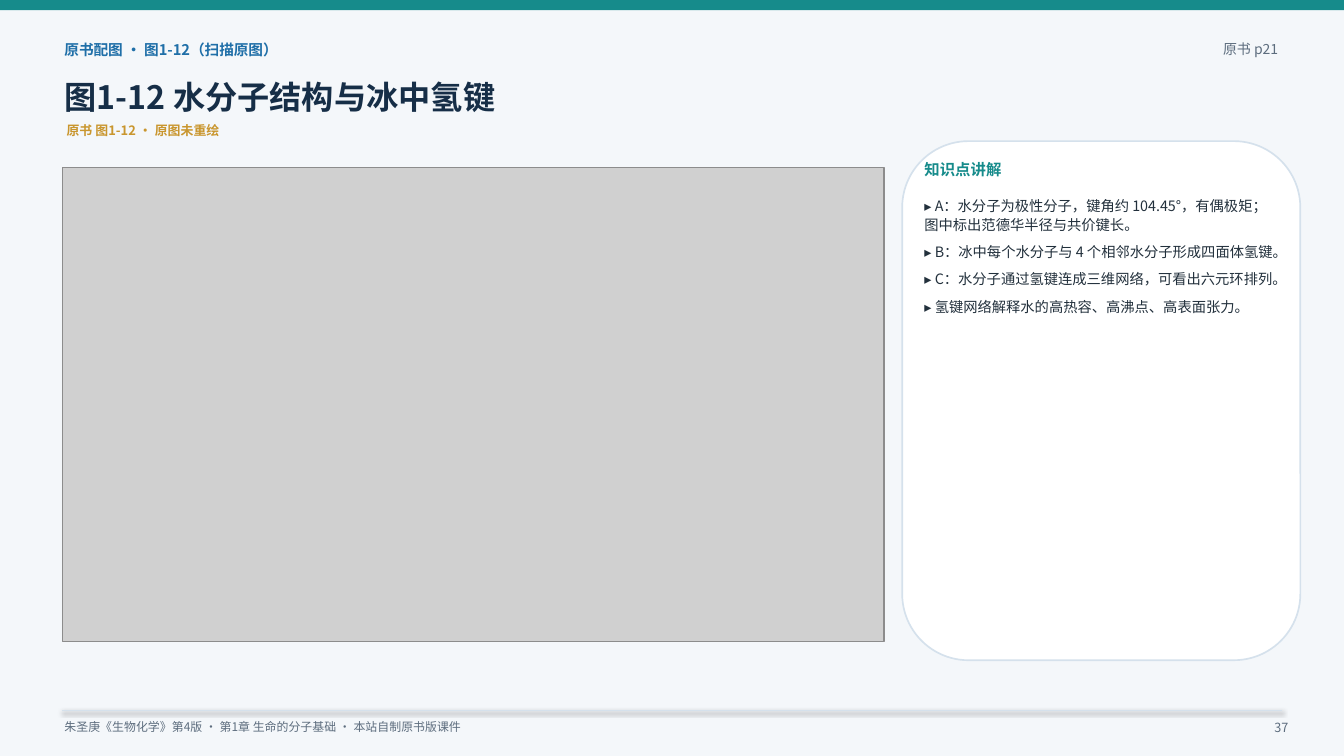
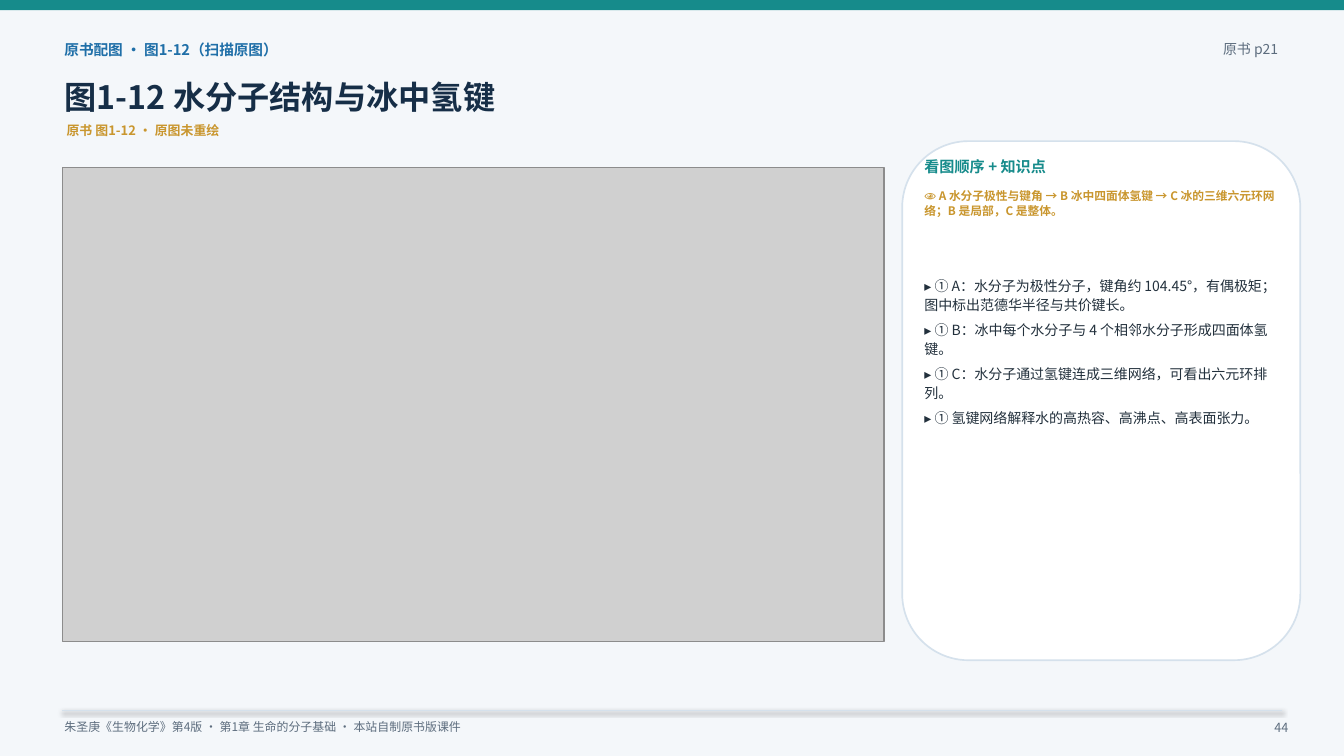
Before and after one commit to newkan-li/Biochemistry, a slide deck: slide 44 of downloads/bc01-original-style.pptx (slide 37 before the commit). Drawn at 1344x756 pixels with LibreOffice and Linux fonts; fonts in the diff are those of the drawing; grey boxes stand for pictures. Boxes give left, top, right and bottom in pixels: in the first picture for what was removed or moved away, otherwise in the second. Text is boxed around its words. In the diff, an @@ line names an element or a change of style, - is before the commit and + after.

```diff
--- a/downloads/bc01-original-style.pptx
+++ b/downloads/bc01-original-style.pptx
@@ text at (924, 157, 1046, 177): text changed; size 11 to 10.8 pt @@
-知识点讲解
+看图顺序 + 知识点
@@ text added at (924, 190, 1275, 217), 8.4 pt, text #C9962E, bold @@
+👁 A 水分子极性与键角 → B 冰中四面体氢键 → C 冰的三维六元环网络；B 是局部，C 是整体。
@@ text at (924, 279, 1275, 424): text changed; size 10.2 to 10 pt @@
-▸ A：水分子为极性分子，键角约 104.45°，有偶极矩；图中标出范德华半径与共价键长。
-▸ B：冰中每个水分子与 4 个相邻水分子形成四面体氢键。
-▸ C：水分子通过氢键连成三维网络，可看出六元环排列。
-▸ 氢键网络解释水的高热容、高沸点、高表面张力。
+▸ ① A：水分子为极性分子，键角约 104.45°，有偶极矩；图中标出范德华半径与共价键长。
+▸ ① B：冰中每个水分子与 4 个相邻水分子形成四面体氢键。
+▸ ① C：水分子通过氢键连成三维网络，可看出六元环排列。
+▸ ① 氢键网络解释水的高热容、高沸点、高表面张力。
@@ text at (1274, 723, 1288, 732): text changed @@
-37
+44
```
Also in this commit, not shown: 54 other slides changed, 12 slides added, 59 other files.
